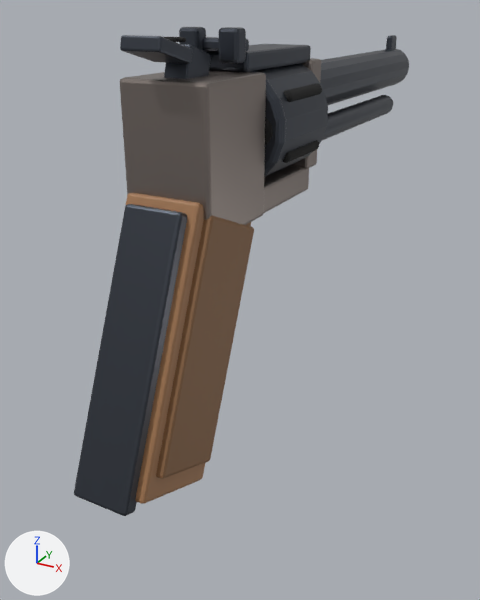
An edit to the glTF model models/revolver.glb, drawn before and after from the same camera.
One viewpoint serves both versions: a camera (50 mm lens) standing at (0.113, -0.186, 0.071) and looking at (-0.012, 0.041, -0.042). The axes (+X, +Y, +Z) are drawn at lower left. The lights are the same throughout. The older version comes first. Vertices at exactly the same position are counted once.

The first picture shows 'Revolver', 'RevolverCylinder', 'RevolverHammer'.
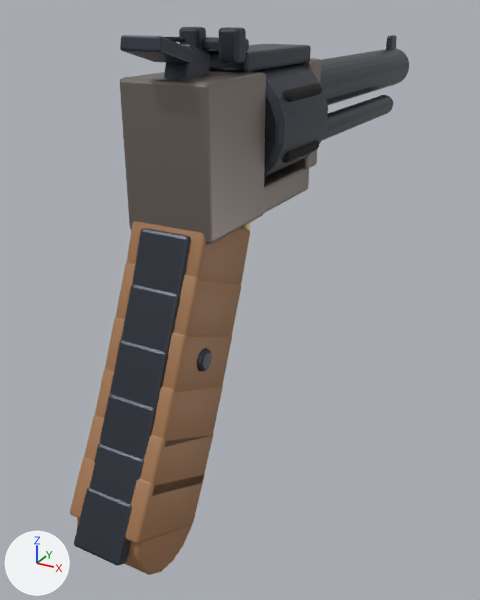
Changed parts and their boxes [x1, y1, x2, y2] in the pictures (480 x 600 px; the box of a moved part takes in the faces that stretch with it):
'Revolver', reshaped (12% taller)
    before: [74, 27, 409, 516]
    after: [70, 27, 409, 575]
part 1 of me_revolver, moved or reshaped
    before: [156, 215, 254, 479]
    after: [132, 228, 191, 296]
part 2 of me_revolver, moved or reshaped
    before: [126, 193, 251, 504]
    after: [121, 284, 180, 353]
part 3 of me_revolver, added
    after: [110, 340, 168, 410]
part 4 of me_revolver, added
    after: [100, 394, 156, 459]
part 5 of me_revolver, added
    after: [89, 444, 144, 505]
part 6 of me_revolver, added (brown)
    after: [127, 221, 250, 284]
part 7 of me_revolver, added (brown)
    after: [116, 263, 241, 336]
part 8 of me_revolver, added (brown)
    after: [105, 317, 232, 393]
part 9 of me_revolver, added (brown)
    after: [95, 369, 223, 447]
part 10 of me_revolver, added (brown)
    after: [84, 415, 213, 496]
part 11 of me_revolver, added (brown)
    after: [70, 457, 205, 544]
part 12 of me_revolver, added (brown)
    after: [77, 518, 192, 575]
part 13 of me_revolver, added
    after: [197, 348, 212, 372]
part 14 of me_revolver, moved or reshaped
    before: [74, 204, 187, 516]
    after: [74, 488, 132, 566]

Patch to the scene script:
```diff
--- a/models/revolver.glb.py
+++ b/models/revolver.glb.py
@@ me_revolver @@
-me_revolver.from_pydata(...)  # 1628 vertices, 3184 faces; spans x -0.015..0.018, y -0.069..0.194, z -0.076..0.066
+me_revolver.from_pydata(...)  # 2388 vertices, 4660 faces; spans x -0.015..0.018, y -0.072..0.194, z -0.097..0.066
+# me_revolver part 1: the loose piece of 56 vertices spanning x -0.015..0.015, y -0.057..0.001, z -0.068..0.016 is multiplied about its middle by the matrix ((0.562, 0.0, 0.0), (0.0, 0.142, 0.026), (0.0, 0.04, 0.212)), then moved by (0.0, -0.002, 0.026), in mat_blued (dark grey #4b5059)
+# me_revolver part 2: the loose piece of 56 vertices spanning x -0.013..0.013, y -0.064..0.004, z -0.076..0.02 is multiplied about its middle by the matrix ((0.676, 0.0, 0.0), (0.0, 0.121, 0.036), (0.0, 0.032, 0.185)), then moved by (0.0, -0.007, 0.012), in mat_blued (dark grey #4b5059)
+# me_revolver part 3: the loose piece of 56 vertices spanning x -0.01..0.01, y -0.069..-0.029, z -0.066..0.018 is copied, and the copy is multiplied about its middle by the matrix ((0.893, 0.0, 0.0), (0.0, 0.701, -0.21), (0.0, -0.222, 0.292)), then moved by (0.0, 0.005, -0.008); it spans x -0.009..0.009, y -0.05..-0.039, z -0.041..-0.023
+# me_revolver part 4: the loose piece of 56 vertices spanning x -0.01..0.01, y -0.069..-0.029, z -0.066..0.018 is copied, and the copy is multiplied about its middle by the matrix ((0.893, 0.0, 0.0), (0.0, 0.696, -0.202), (0.0, -0.239, 0.297)), then moved by (0.0, -0.003, -0.024); it spans x -0.009..0.009, y -0.058..-0.046, z -0.057..-0.038
+# me_revolver part 5: the loose piece of 56 vertices spanning x -0.01..0.01, y -0.069..-0.029, z -0.066..0.018 is copied, and the copy is multiplied about its middle by the matrix ((0.893, 0.0, 0.0), (0.0, 0.681, -0.185), (0.0, -0.278, 0.308)), then moved by (0.0, -0.01, -0.038); it spans x -0.009..0.009, y -0.065..-0.053, z -0.071..-0.052
+# me_revolver part 6: the loose piece of 56 vertices spanning x -0.015..0.015, y -0.027..0.009, z 0.007..0.053 is copied, and the copy is multiplied about its middle by the matrix ((0.896, 0.0, 0.0), (0.0, 0.774, 0.139), (0.0, -0.29, 0.371)), then moved by (0.0, -0.006, -0.03), in mat_wood (brown #a27650); it spans x -0.014..0.014, y -0.032..0.002, z -0.014..0.014
+# me_revolver part 7: the loose piece of 56 vertices spanning x -0.015..0.015, y -0.057..0.001, z -0.068..0.016 is copied, and the copy is multiplied about its middle by the matrix ((0.865, 0.0, 0.0), (0.0, 0.904, -0.284), (0.0, -0.3, 0.35)), then moved by (0.0, 0.006, 0.01), in mat_wood (brown #a27650); it spans x -0.014..0.014, y -0.039..-0.004, z -0.03..-0.002
+# me_revolver part 8: the loose piece of 56 vertices spanning x -0.013..0.013, y -0.064..0.004, z -0.076..0.02 is copied, and the copy is multiplied about its middle by the matrix ((1.04, 0.0, 0.0), (0.0, 0.771, -0.239), (0.0, -0.252, 0.305)), then moved by (0.0, 0.002, -0.004); it spans x -0.014..0.014, y -0.046..-0.011, z -0.047..-0.017
+# me_revolver part 9: the loose piece of 56 vertices spanning x -0.013..0.013, y -0.064..0.004, z -0.076..0.02 is copied, and the copy is multiplied about its middle by the matrix ((1.04, 0.0, 0.0), (0.0, 0.785, -0.24), (0.0, -0.281, 0.315)), then moved by (0.0, -0.005, -0.019); it spans x -0.014..0.014, y -0.054..-0.017, z -0.063..-0.032
+# me_revolver part 10: the loose piece of 56 vertices spanning x -0.013..0.013, y -0.064..0.004, z -0.076..0.02 is copied, and the copy is multiplied about its middle by the matrix ((1.04, 0.0, 0.0), (0.0, 0.788, -0.23), (0.0, -0.336, 0.333)), then moved by (0.0, -0.012, -0.034); it spans x -0.014..0.014, y -0.061..-0.024, z -0.077..-0.046
+# me_revolver part 11: the loose piece of 56 vertices spanning x -0.013..0.013, y -0.064..0.004, z -0.076..0.02 is copied, and the copy is multiplied about its middle by the matrix ((1.04, 0.0, 0.0), (0.0, 0.806, -0.237), (0.0, -0.351, 0.339)), then moved by (0.0, -0.019, -0.045); it spans x -0.014..0.014, y -0.068..-0.03, z -0.09..-0.057
+# me_revolver part 12: the loose piece of 96 vertices spanning x -0.009..0.009, y 0.052..0.192, z 0.032..0.052 is copied, and the copy is multiplied about its middle by the matrix ((0.0, -0.173, 0.0), (0.0, 0.0, 1.831), (-1.831, 0.0, 0.0)), then moved by (0.0, -0.172, -0.122), in mat_wood (brown #a27650); it spans x -0.013..0.013, y -0.067..-0.033, z -0.097..-0.063
+# me_revolver part 13: a new loose piece of 112 vertices spanning x -0.015..0.015, y -0.034..-0.026, z -0.034..-0.026, in mat_blued (dark grey #4b5059)
+# me_revolver part 14: 54 vertices removed from x -0.01..0.01, y -0.069..-0.029, z -0.066..0.018; 54 vertices added at x -0.009..0.009, y -0.072..-0.06, z -0.083..-0.064
+# other edits to the shape of me_revolver do not show in these pictures
 me_revolver.materials.append(mat_case)
@@ me_revolver @@
 me_revolver.materials.append(mat_wood)
-me_revolver.materials.append(mat_wood2)  # brown #86613f
```
